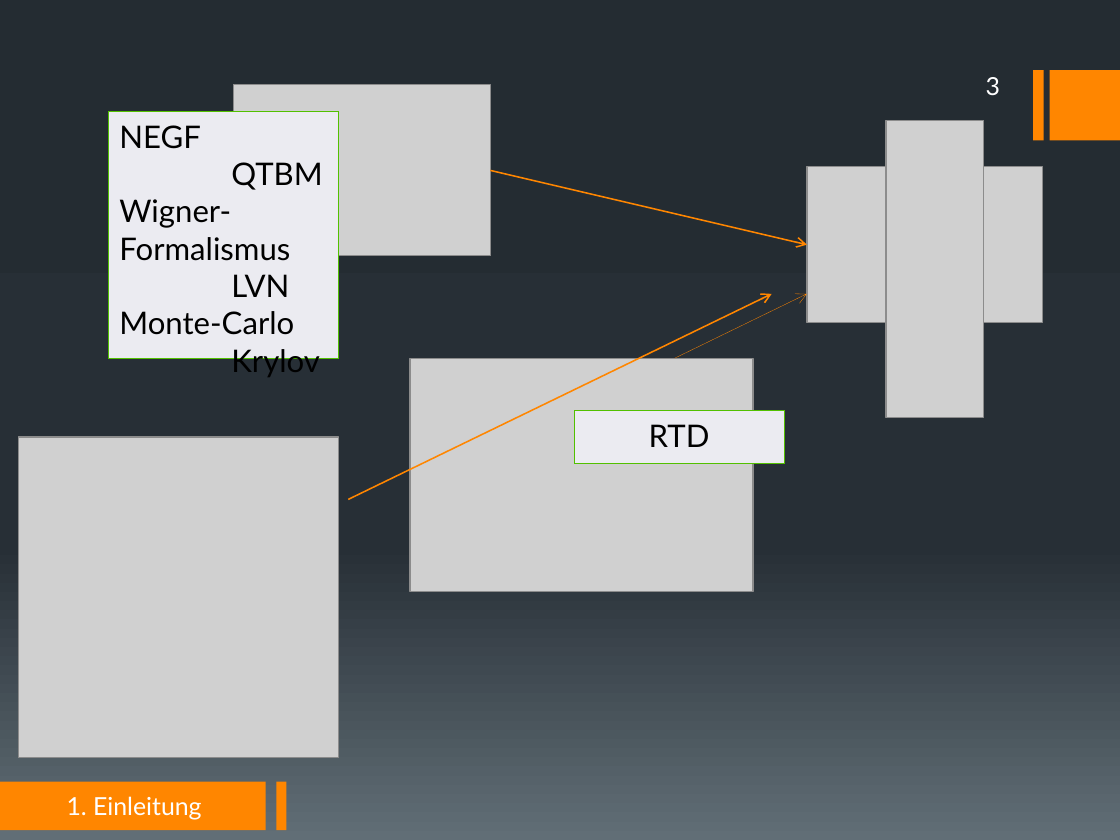
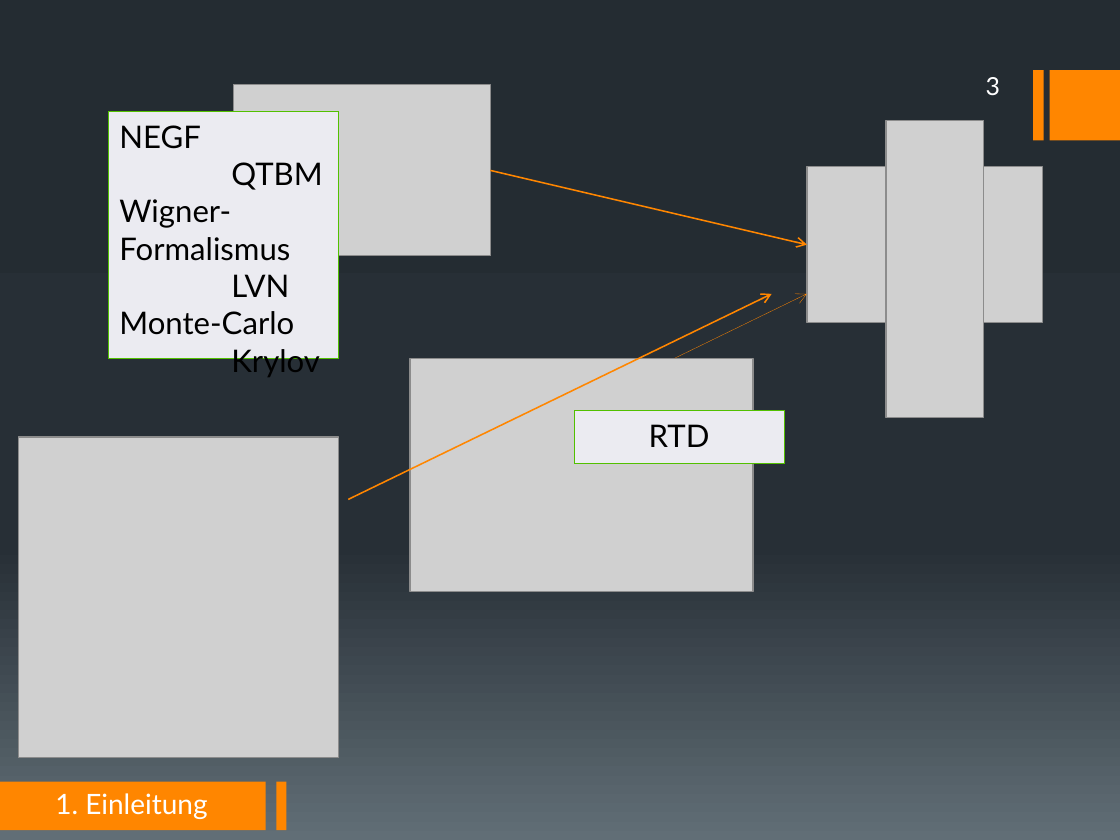
Before and after one commit to DerKleineGauss/Masterarbeit, a slide deck: slide 3 of Abschlussvortrag/Präsentation.pptx. Drawn at 1120x840 pixels with LibreOffice and Linux fonts; fonts in the diff are those of the drawing; grey boxes stand for pictures. Boxes give left, top, right and bottom in pixels: in the first picture for what was removed or moved away, otherwise in the second. Text is boxed around its words. In the diff, an @@ line names an element or a change of style, - is before the commit and + after.

```diff
--- a/Abschlussvortrag/Präsentation.pptx
+++ b/Abschlussvortrag/Präsentation.pptx
@@ text added at box(55, 793, 207, 819), 18 pt, text #FFFFFF @@
+1. Einleitung
@@ text removed at box(67, 796, 201, 820) @@
-1. Einleitung
```
Also in this commit, not shown: 3 other slides changed, 4 slides added, 1 slide removed, 3 other files.
